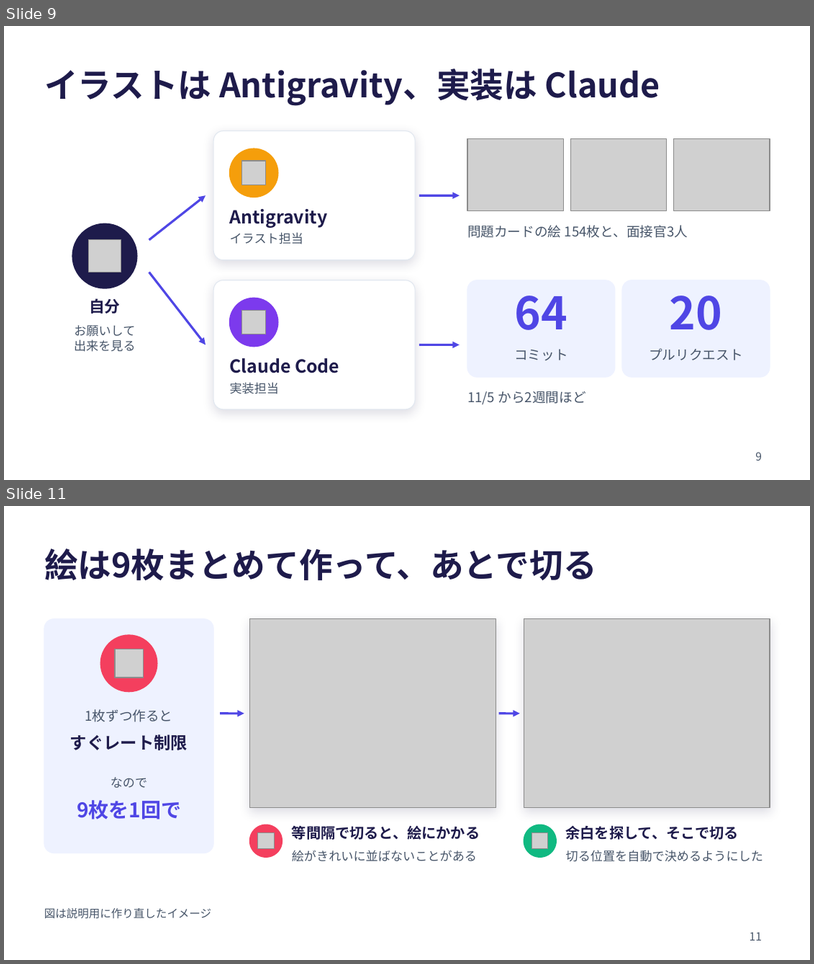
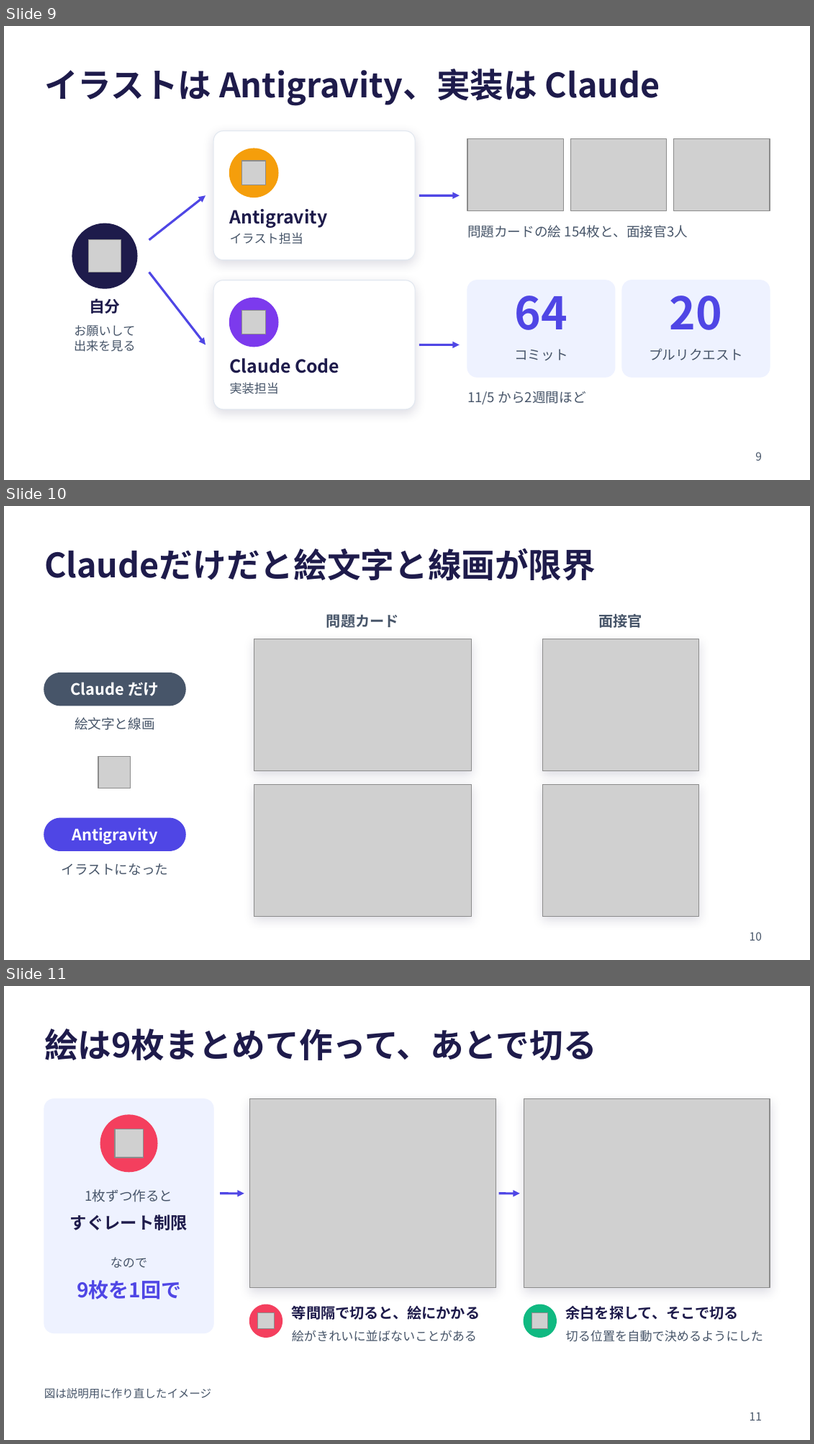
Before and after one commit to ohru131/eiken3r, a slide deck: docs/lt/eiken-interview-lt.pptx. Shown one above the other, each under a label of ours: slides 9 and 11 before the commit, slides 9, 10 and 11 after it; the slides between them are not shown. The pictures are 814x964 and 814x1444 pixels, drawn with LibreOffice and Linux fonts; fonts in the diff are those of the drawing; grey boxes stand for pictures. Boxes give left, top, right and bottom in pixels: in the first picture for what was removed or moved away, otherwise in the second. Text is boxed around its words. In the diff, an @@ line names an element or a change of style, - is before the commit and + after.

```diff
--- a/docs/lt/eiken-interview-lt.pptx
+++ b/docs/lt/eiken-interview-lt.pptx
@@ slide 10 added at box(4, 506, 810, 960), background #FFFFFF @@
@@ title added at box(44, 548, 596, 581), 30 pt, text #1E1B4B, bold @@
+Claudeだけだと絵文字と線画が限界
@@ text added at box(327, 614, 399, 628), 13 pt, text #475569, bold @@
+問題カード
@@ text added at box(599, 614, 643, 628), 13 pt, text #475569, bold @@
+面接官
@@ rectangle added at box(254, 639, 472, 770), fill #FFFFFF, outline #CBD5E1 0.75 pt @@
@@ picture added at box(254, 639, 472, 770) @@
@@ rectangle added at box(543, 639, 699, 770), fill #FFFFFF, outline #CBD5E1 0.75 pt @@
@@ picture added at box(543, 639, 699, 770) @@
@@ rounded rectangle added at box(44, 673, 185, 705), fill #475569, outline #475569 1 pt @@
@@ text added at box(70, 682, 160, 696), 14 pt, text #FFFFFF, bold @@
+Claude だけ
@@ text added at box(75, 717, 155, 730), 12 pt, text #475569 @@
+絵文字と線画
@@ picture added at box(98, 756, 131, 788) @@
@@ rectangle added at box(254, 784, 472, 916), fill #FFFFFF, outline #CBD5E1 0.75 pt @@
@@ picture added at box(254, 784, 472, 916) @@
@@ rectangle added at box(543, 784, 699, 916), fill #FFFFFF, outline #CBD5E1 0.75 pt @@
@@ picture added at box(543, 784, 699, 916) @@
@@ rounded rectangle added at box(44, 818, 185, 850), fill #4F46E5, outline #4F46E5 1 pt @@
@@ text added at box(72, 827, 157, 844), 14 pt, text #FFFFFF, bold @@
+Antigravity
@@ text added at box(62, 863, 169, 875), 12 pt, text #475569 @@
+イラストになった
@@ page number added at box(750, 932, 762, 940), 10 pt, text #475569 @@
+10
```
Also in this commit, not shown: 1 slide removed.
